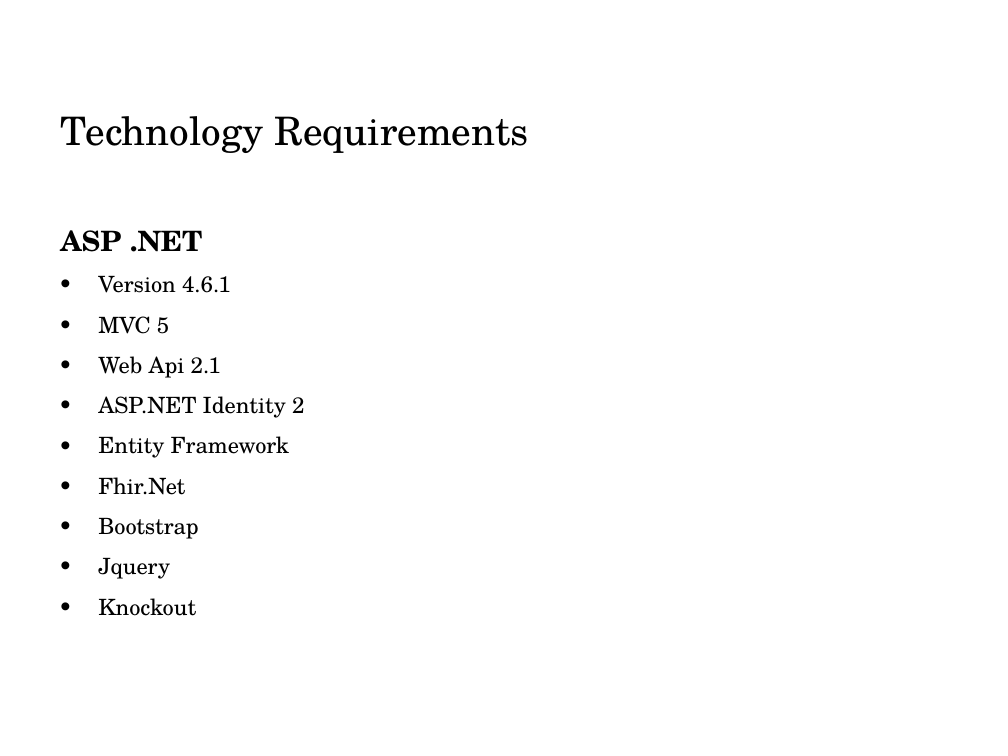
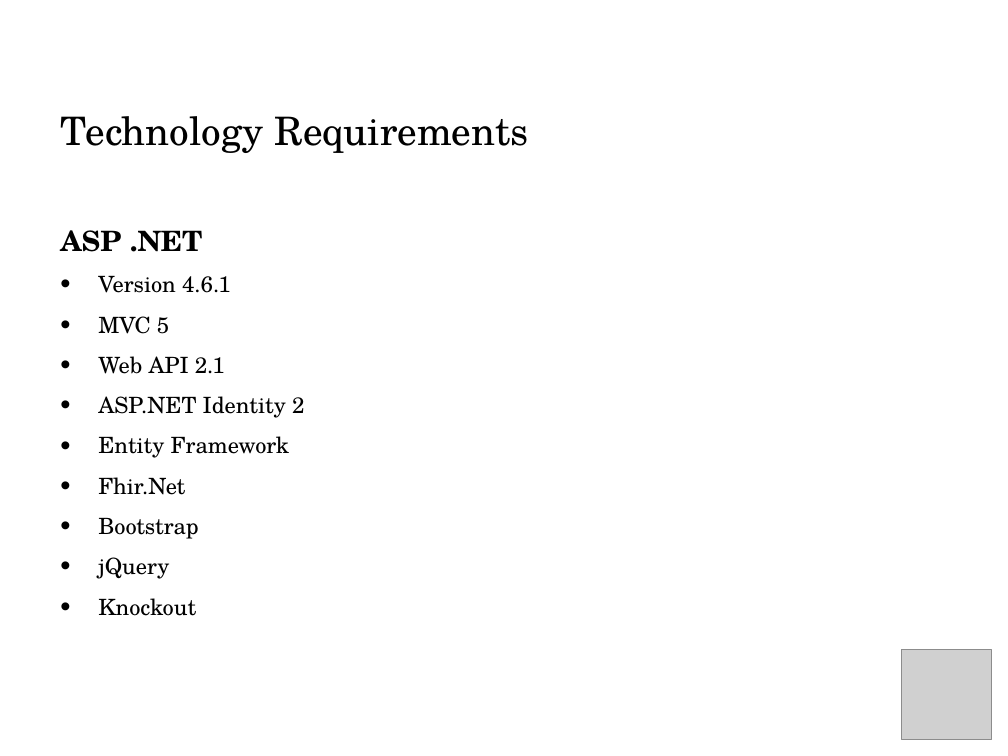
Before and after one commit to EhrgoHealth/CS6440, a slide deck: slide 6 of Project Status Report 1.pptx. Drawn at 1008x756 pixels with LibreOffice and Linux fonts; fonts in the diff are those of the drawing; grey boxes stand for pictures; background and template pictures are left out. Boxes give left, top, right and bottom in pixels: in the first picture for what was removed or moved away, otherwise in the second. Text is boxed around its words. In the diff, an @@ line names an element or a change of style, - is before the commit and + after.

```diff
--- a/Project Status Report 1.pptx
+++ b/Project Status Report 1.pptx
@@ text at [98, 356, 225, 374]: text changed @@
-• Web Api 2.1
+• Web API 2.1
@@ text at [98, 557, 169, 579]: text changed @@
-• Jquery
+• jQuery
@@ picture added at [901, 649, 991, 739] @@
```
Also in this commit, not shown: 5 other slides changed.
